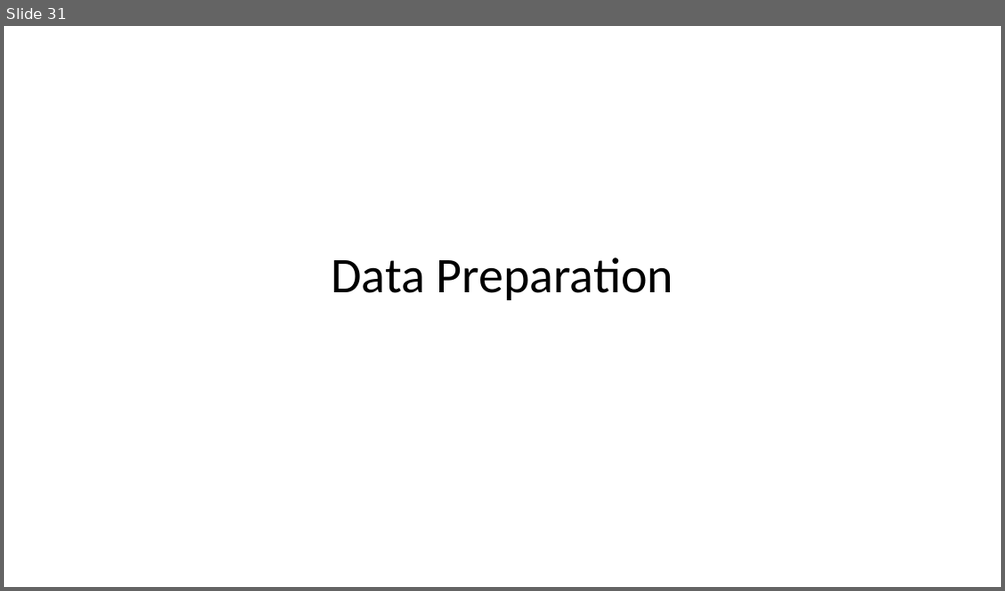
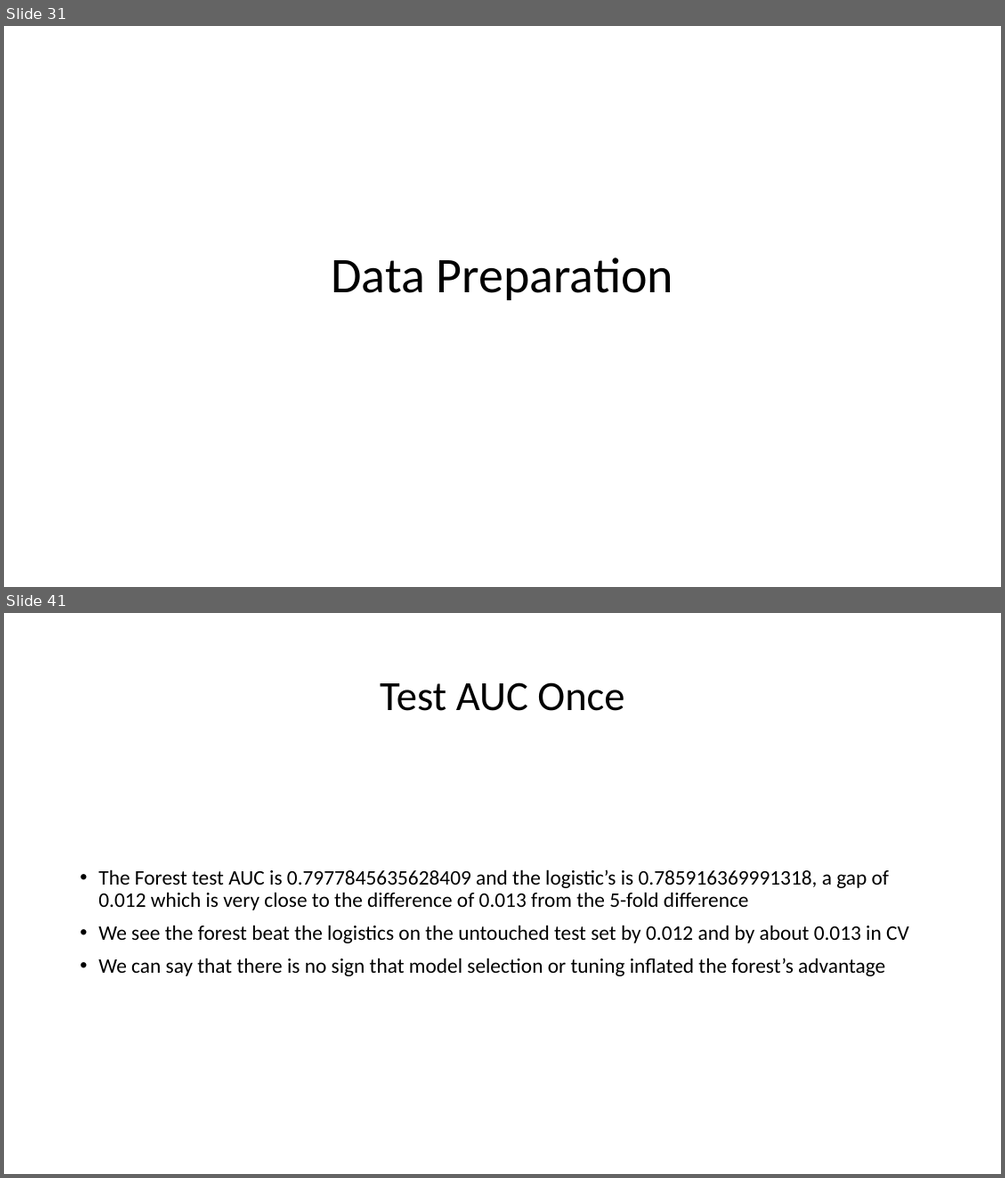
Before and after one commit to anoopungrd/sgh-advanced-analytics-big-data, a slide deck: semester-1/data-mining/project/documentation/Bank Marketing - Term Deposit Subscription.pptx. Shown one above the other, each under a label of ours: slide 31 before the commit, slides 31 and 41 after it; the slides between them are not shown. The pictures are 1005x591 and 1005x1178 pixels, drawn with LibreOffice and Linux fonts; fonts in the diff are those of the drawing. Boxes give left, top, right and bottom in pixels: in the first picture for what was removed or moved away, otherwise in the second. Text is boxed around its words. In the diff, an @@ line names an element or a change of style, - is before the commit and + after.

```diff
--- a/semester-1/data-mining/project/documentation/Bank Marketing - Term Deposit Subscription.pptx
+++ b/semester-1/data-mining/project/documentation/Bank Marketing - Term Deposit Subscription.pptx
@@ slide 41 added at [4,613,1001,1174], background #FFFFFF @@
@@ title added at [380,682,624,711], 40 pt, text #000000 @@
+Test AUC Once
@@ text added at [98,869,909,976], 20 pt, text #000000 @@
+• The Forest test AUC is 0.7977845635628409 and the logistic’s is 0.785916369991318, a gap of 0.012 which is very close to the difference of 0.013 from the 5-fold difference
+• We see the forest beat the logistics on the untouched test set by 0.012 and by about 0.013 in CV
+• We can say that there is no sign that model selection or tuning inflated the forest’s advantage
```
Also in this commit, not shown: 22 slides changed, 19 other slides added, 11 other files.
